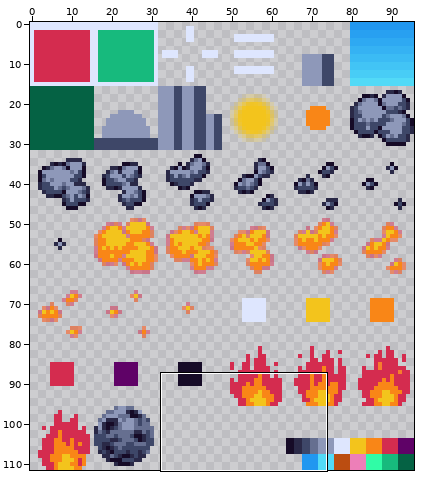
A sprite sheet gets an edit: assets/png/tiles.png. Above: a wide view before the commit, with the close-up outlined.
Close-up. As it was:
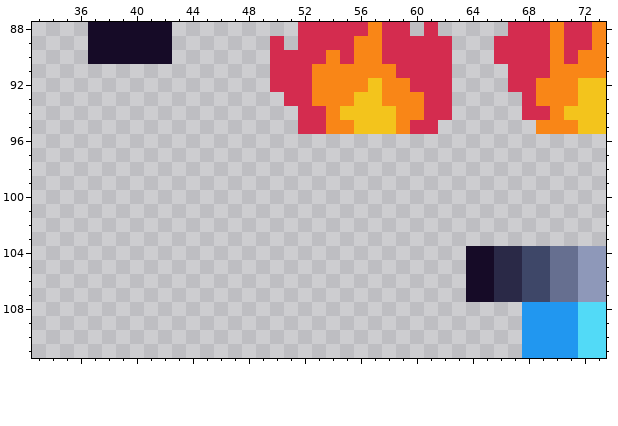
The file is 96x112 pixels. Pixels under 10% opacity are left out. Colours within 5 levels of each other are drawn and written as one. Shown: x 33..73, y 88..111. The commit also changed other parts of the picture, which this record leaves out.
And afterwards:
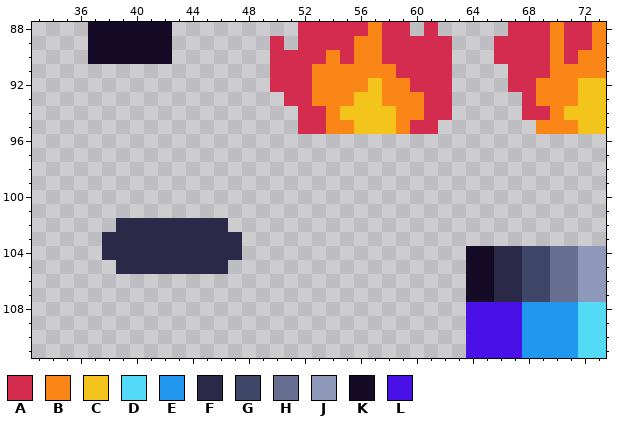
Palette (. is transparent): A #d42c4f  B #f98617  C #f3c41c  D #52daf7  E #2197f0  F #2a2947  G #3e4768  H #666f90  J #8e98b9  K #160b27  L #4a10e8
Diff:
@@ x 33..73 @@
 101 .........................................
-102 .........................................
-103 .........................................
-104 ...............................KKFFGGHHJJ
-105 ...............................KKFFGGHHJJ
+102 ......FFFFFFFF...........................
+103 .....FFFFFFFFFF..........................
+104 .....FFFFFFFFFF................KKFFGGHHJJ
+105 ......FFFFFFFF.................KKFFGGHHJJ
 106 ...............................KKFFGGHHJJ
 107 ...............................KKFFGGHHJJ
-108 ...................................EEEEDD
-109 ...................................EEEEDD
-110 ...................................EEEEDD
-111 ...................................EEEEDD
+108 ...............................LLLLEEEEDD
+109 ...............................LLLLEEEEDD
+110 ...............................LLLLEEEEDD
+111 ...............................LLLLEEEEDD
Pixel boxes of the changes (left, top, right, bottom) in both close-ups:
added: (102, 218, 242, 274)
added: (466, 302, 522, 358)
